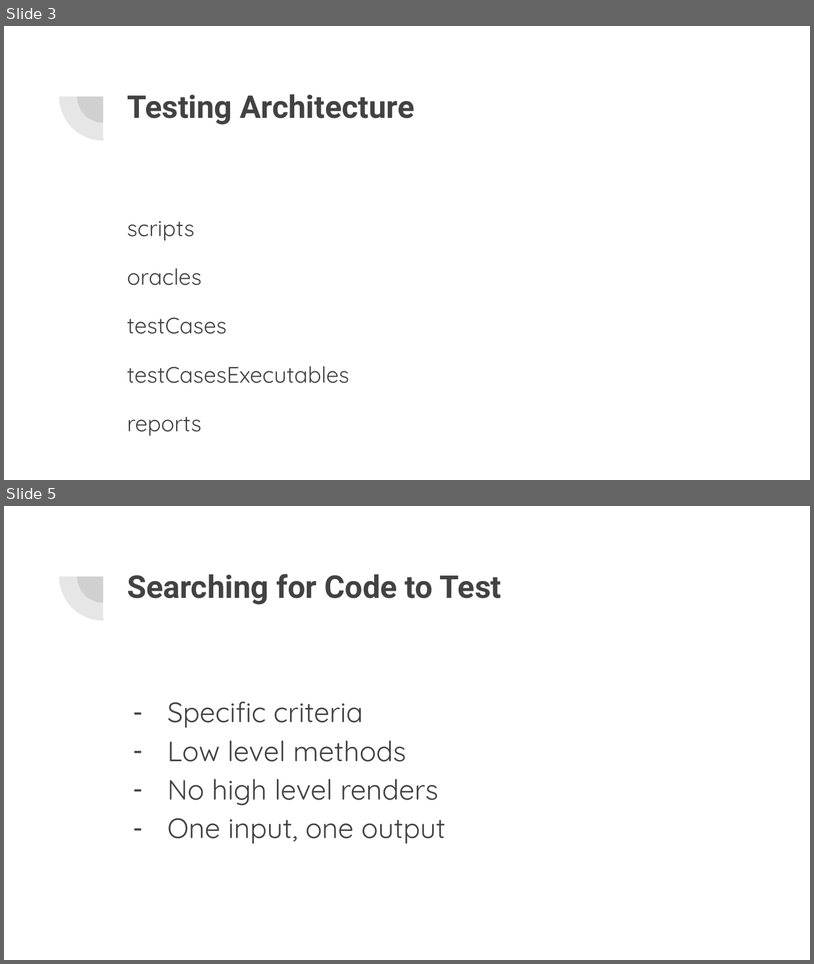
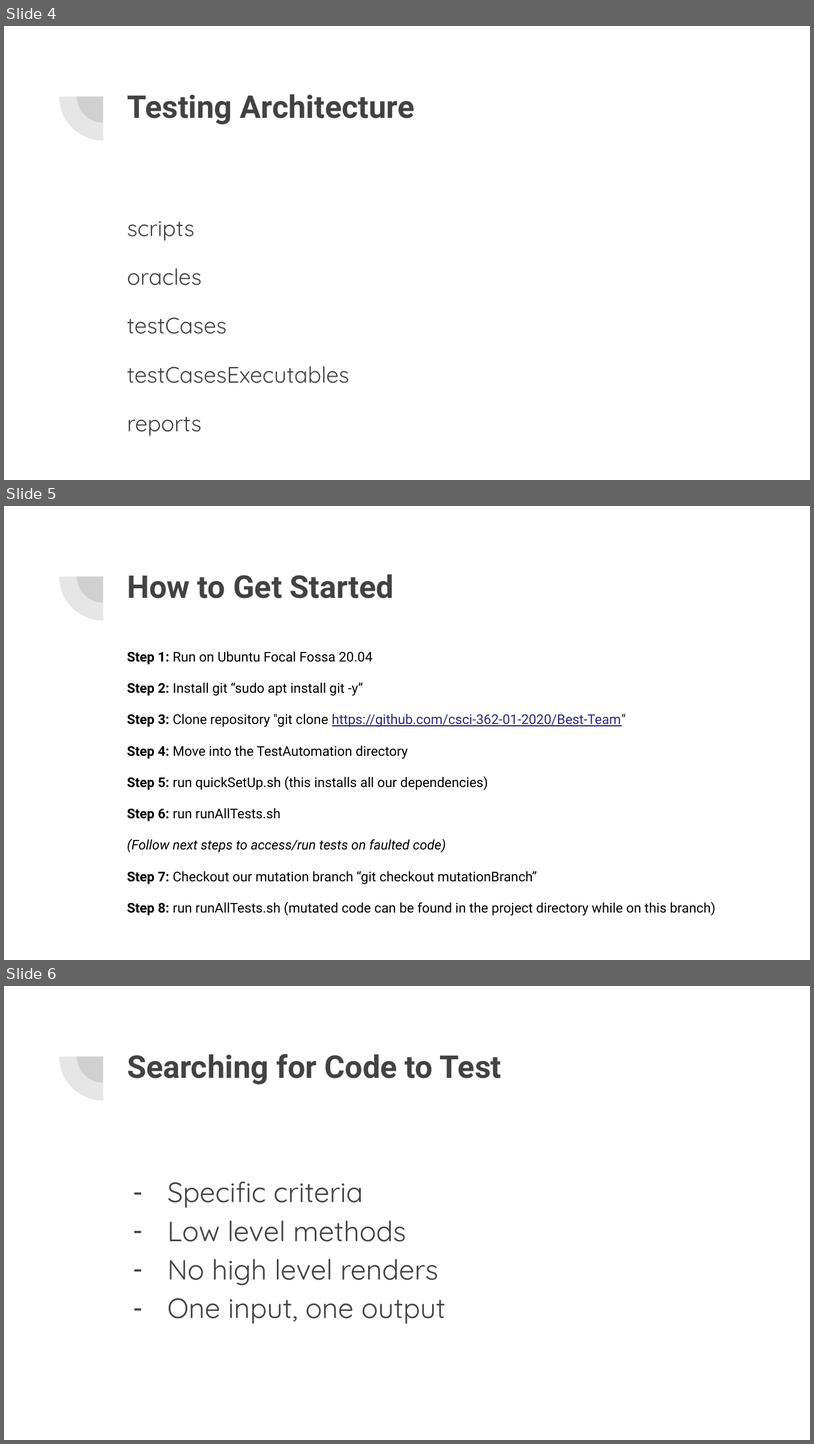
Before and after one commit to csci-362-01-2020/Best-Team, a slide deck: Best-Team_presentation.pptx. Shown one above the other, each under a label of ours: slides 3 and 5 before the commit, slides 4, 5 and 6 after it; the slides between them are not shown. The pictures are 814x964 and 814x1444 pixels, drawn with LibreOffice and Linux fonts; fonts in the diff are those of the drawing. Boxes give left, top, right and bottom in pixels: in the first picture for what was removed or moved away, otherwise in the second. Text is boxed around its words. In the diff, an @@ line names an element or a change of style, - is before the commit and + after.

Commit message:
Updated Best-Team_presentation.pptx and Best-Team_poster.pdf

```diff
--- a/Best-Team_presentation.pptx
+++ b/Best-Team_presentation.pptx
@@ slide 5 added at (4, 506, 810, 960), background #FFFFFF; not listed: 2 template elements that a slide beside it also shows @@
@@ title added at (127, 574, 394, 598), 28 pt, text #424242, bold @@
+How to Get Started
@@ text added at (127, 651, 716, 915), 12 pt, text #000000 @@
+Step 1: Run on Ubuntu Focal Fossa 20.04
+Step 2: Install git “sudo apt install git -y”
+Step 3: Clone repository "git clone https://github.com/csci-362-01-2020/Best-Team"
+Step 4: Move into the TestAutomation directory
+Step 5: run quickSetUp.sh (this installs all our dependencies)
+Step 6: run runAllTests.sh
+(Follow next steps to access/run tests on faulted code)
+Step 7: Checkout our mutation branch “git checkout mutationBranch”
+Step 8: run runAllTests.sh (mutated code can be found in the project directory while on this branch)
@@ what was slide 3 is now slide 4 @@
@@ what was slide 5 is now slide 6 @@
```
Also in this commit, not shown: 2 slides changed, 2 other slides added, 1 slide removed, 1 other file.
